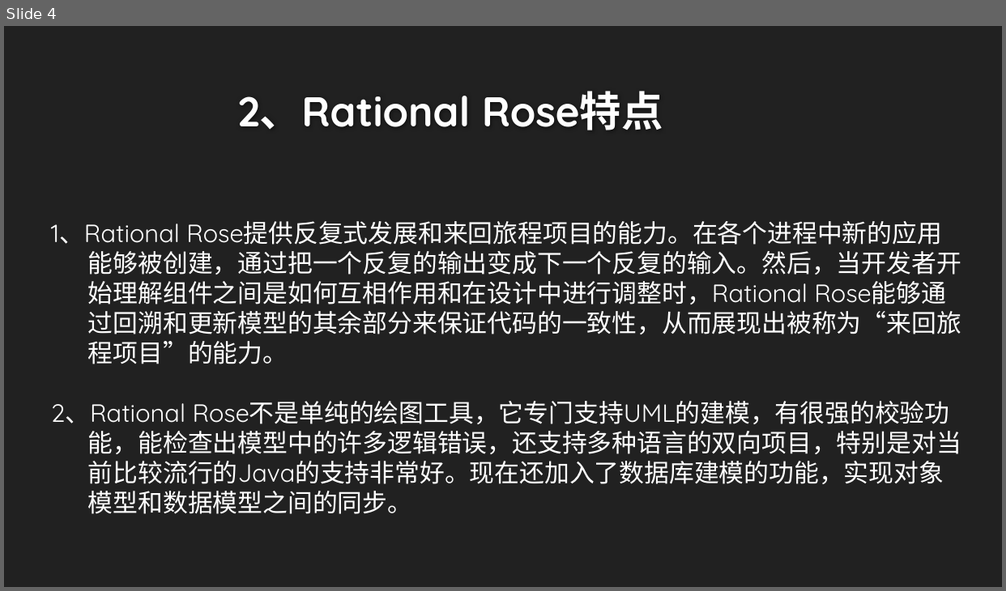
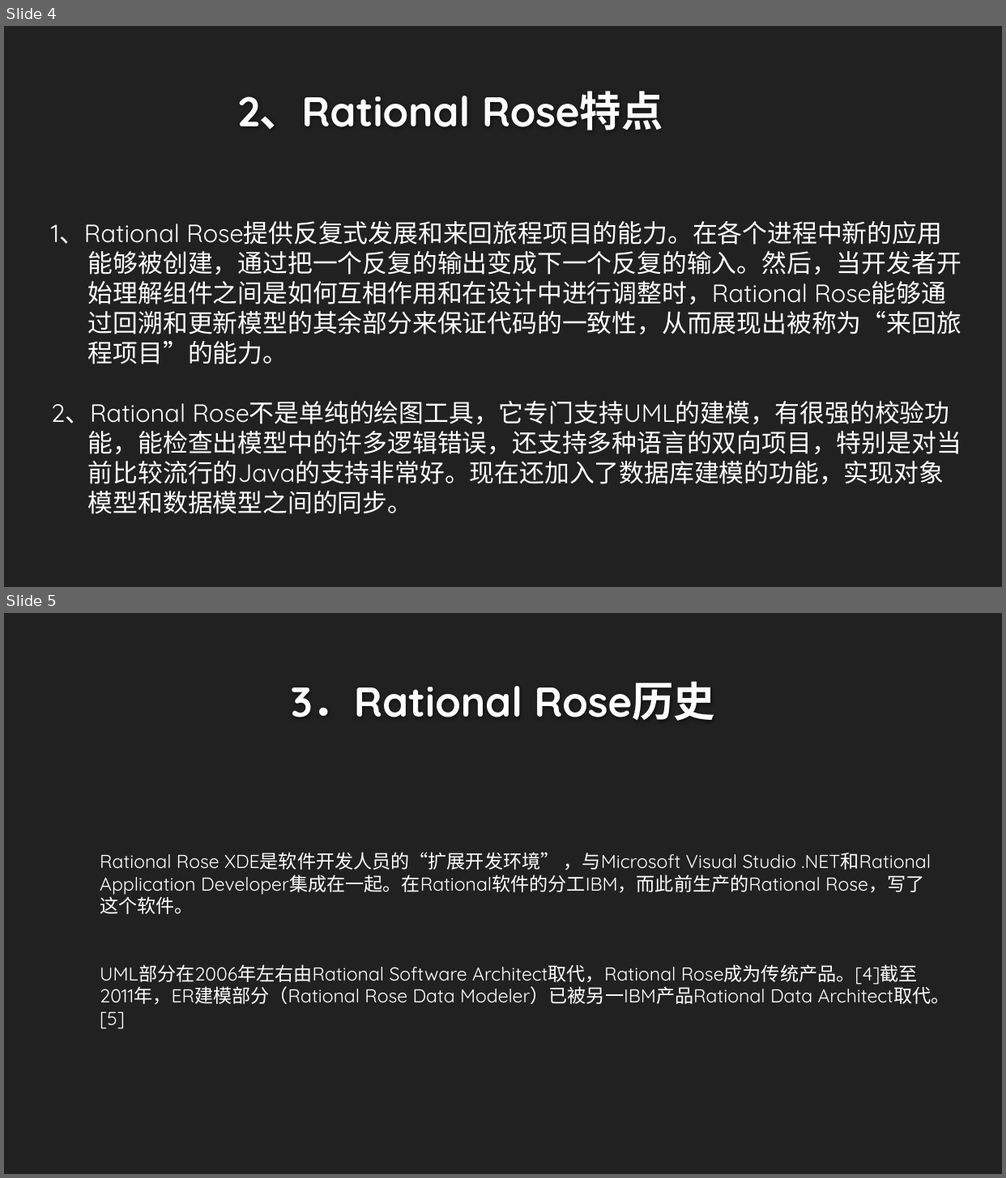
Before and after one commit to twn422/PRD2017, a slide deck: PRD-2017-G24/STW/非受控文件/翻转课堂作业/UML工具：Rational Rose/UML工具：Rational Rose.pptx. Shown one above the other, each under a label of ours: slide 4 before the commit, slides 4 and 5 after it. The pictures are 1006x591 and 1006x1178 pixels, drawn with LibreOffice and Linux fonts; fonts in the diff are those of the drawing; background and template pictures are left out. Boxes give left, top, right and bottom in pixels: in the first picture for what was removed or moved away, otherwise in the second. Text is boxed around its words. In the diff, an @@ line names an element or a change of style, - is before the commit and + after.

```diff
--- a/PRD-2017-G24/STW/非受控文件/翻转课堂作业/UML工具：Rational Rose/UML工具：Rational Rose.pptx
+++ b/PRD-2017-G24/STW/非受控文件/翻转课堂作业/UML工具：Rational Rose/UML工具：Rational Rose.pptx
@@ slide 5 added at [4, 613, 1002, 1174], background #212121 @@
@@ title added at [291, 681, 715, 721], 40 pt, text #FEFEFE, bold @@
+3．Rational Rose历史
@@ text added at [100, 852, 950, 1029], 18 pt, text #FFFFFF @@
+Rational Rose XDE是软件开发人员的“扩展开发环境” ，与Microsoft Visual Studio .NET和Rational Application Developer集成在一起。在Rational软件的分工IBM，而此前生产的Rational Rose，写了这个软件。
+UML部分在2006年左右由Rational Software Architect取代，Rational Rose成为传统产品。[4]截至2011年，ER建模部分（Rational Rose Data Modeler）已被另一IBM产品Rational Data Architect取代。[5]
```
Also in this commit, not shown: 4 slides changed, 9 other slides added, 3 slides removed, 2 other files.
